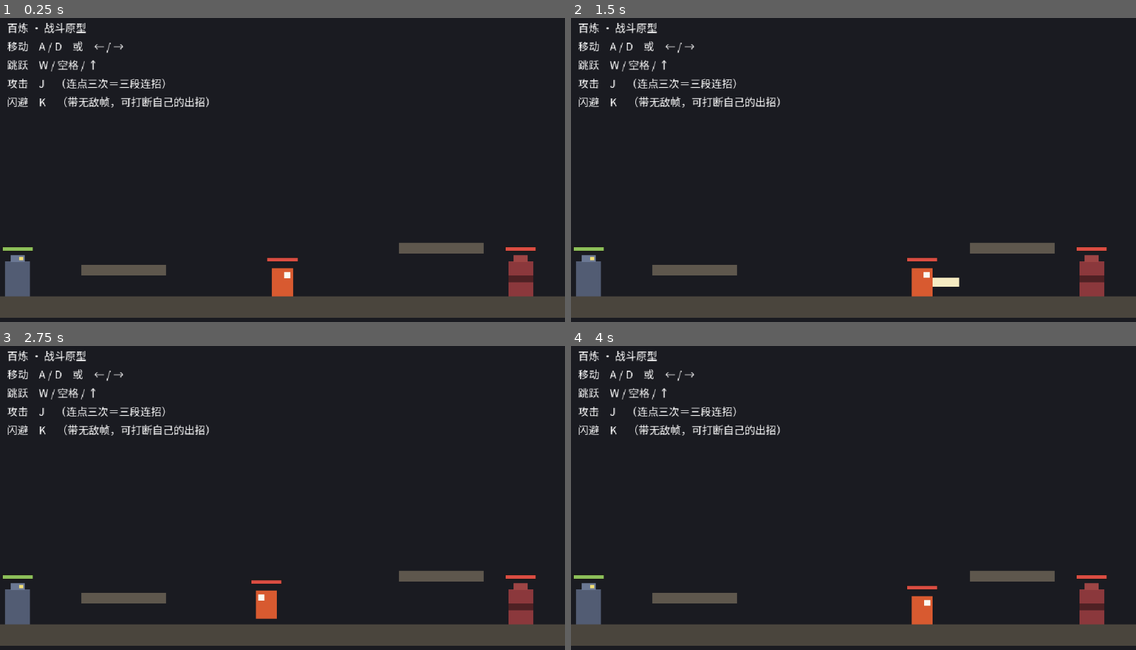
Above: before the commit, frames 1-4 (two rows, left to right).
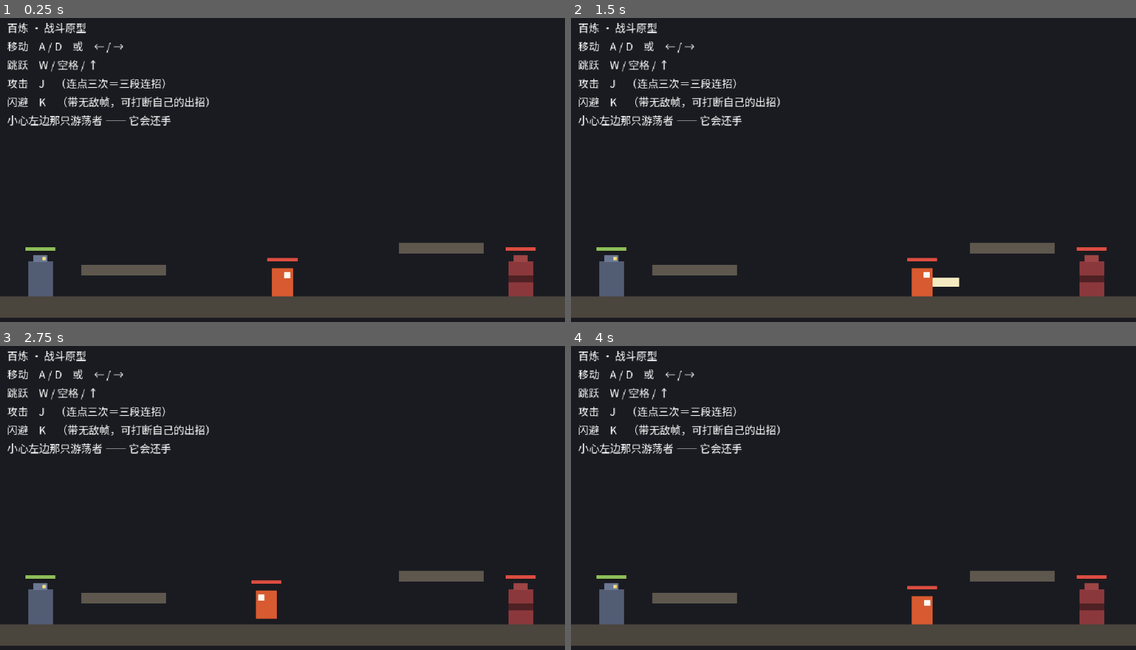
Above: after the commit, the same moments.

Repository: aachean/bailian
Game: Godot game, scene res://tests/test_m1.tscn
The game is run twice, just before and just after one commit, with the same random seed, the same clock (stepped at 60 frames per second) and the same inputs. This scene is started directly instead of the project's main scene.
Inputs (mouse positions are in pixels of both pictures, inside the frame that each line leads up to):
- Up to frame 1 (0.25 s): no input
- Up to frame 2 (1.5 s): tap Enter at 0.5 s; move the mouse to (977, 157) at 0.52 s; hold D (move_right) from 0.53 s (still down); tap J (attack) at 0.6, 1.35 s; click (977, 157) at 0.67 s; tap Space (jump) at 0.77 s; move the mouse to (740, 188) at 1.27 s
- Up to frame 3 (2.75 s): tap Space (jump) at 1.52 s; move the mouse to (339, 431) at 2.02 s; release D (move_right) at 2.03 s; hold A (move_left) from 2.03 s (still down); tap K (dodge) at 2.1 s; tap J (attack) at 2.3 s
- Up to frame 4 (4 s): move the mouse to (825, 564) at 2.77 s; release A (move_left) at 2.78 s; hold D (move_right) from 2.78 s (still down); tap J (attack) at 2.85, 3.6 s; click (825, 564) at 2.92 s; tap Space (jump) at 3.02, 3.77 s; move the mouse to (1023, 549) at 3.52 s

The runs differ from the first frame. In frame 1, 1.6% of the frame differs, in the area x 0-31%, y 32-92%; in frame 2, 1.6%; in frame 3, 1.6%; in frame 4, 1.6%.

Commit message:
fix(enemy): 游荡者默认开启 AI —— 上轮交付的是关了 AI 的靶子
用户反馈「小怪不会巡逻也不会还手」。根因：为了让 27 条旧测试不被追人的
怪搅局，把 ai_enabled=false 写进了场景属性，只在自动验收里用代码打开 ——
结果测试环境是好的，交付环境是坏的。隔离逻辑放错了层：应该放在测试
代码里，场景必须保持玩家拿到手的样子。

- test_room 的 Walker 去掉 ai_enabled 覆盖（默认开）；test_m1._ready 里关，
  #28 再打开 —— 与交付一致的场景 + 测试侧自行隔离
- Walker 挪到 x=46：原位置 x=20 巡逻左端越过地面左缘（x=0），巡逻会
  冲出悬崖掉落，之后攻击全在空中挥 —— 交付状态探针抓到
- 新增 tests/probe_delivered.tscn：不改任何属性、按玩家拿到的方式实例化
  房间，观察巡逻（折返）/ 追击 / 命中。自动验收会临时改场景，
  它测不出「交付环境坏了」这一类错误，探针补的就是这个盲区
- #28 断言从「观察到 CHASE」改为「最终间距 ≤ 攻击距离」：贴脸巡逻时
  CHASE 只存在一帧，逐帧采样会漏
- 指引补一条「小心左边那只游荡者」，玩家不再两眼一抹黑

Diff:
--- a/data/i18n/ui.csv
+++ b/data/i18n/ui.csv
@@ -4,3 +4,4 @@
 UI_HINT_JUMP,"跳跃　W / 空格 / ↑","Jump　W / Space / ↑"
 UI_HINT_ATTACK,"攻击　J　（连点三次＝三段连招）","Attack　J　(tap 3× for the 3-hit combo)"
 UI_HINT_DODGE,"闪避　K　（带无敌帧，可打断自己的出招）","Dodge　K　(i-frames, cancels your own attack)"
+UI_HINT_ENEMY,"小心左边那只游荡者 —— 它会还手","Beware the wanderer on the left — it fights back"
--- a/scenes/stages/test_room.tscn
+++ b/scenes/stages/test_room.tscn
@@ -65,8 +65,7 @@
 position = Vector2(590, 288)
 
 [node name="Walker" parent="." instance=ExtResource("4_walker")]
-position = Vector2(20, 288)
-ai_enabled = false
+position = Vector2(46, 288)
 
 [node name="Player" parent="." instance=ExtResource("1_player")]
 position = Vector2(200, 280)
--- a/scripts/ui/hint.gd
+++ b/scripts/ui/hint.gd
@@ -11,6 +11,7 @@
 	"UI_HINT_JUMP",
 	"UI_HINT_ATTACK",
 	"UI_HINT_DODGE",
+	"UI_HINT_ENEMY",
 ]
 
 
--- /dev/null
+++ b/tests/probe_delivered.gd
@@ -0,0 +1,77 @@
+extends Node
+## 交付状态探针：按「玩家拿到手」的方式实例化 test_room，
+## 不改任何属性，直接观察 Walker 的 AI 行为。
+## 存在的意义：自动验收会临时改场景（关/开 AI），那条路径测不出交付环境的错误 ——
+## 「小怪不会巡逻也不会还手」就是这么漏掉的。
+##
+##     godot --headless --fixed-fps 60 --path <项目根> res://tests/probe_delivered.tscn
+
+const ROOM := preload("res://scenes/stages/test_room.tscn")
+
+
+func _ready() -> void:
+	var room := ROOM.instantiate()
+	add_child(room)
+	# 先把玩家放到最右边 —— 模拟「玩家还在远处没惊动它」，
+	# 这样才能真正观察到巡逻（玩家出生点 200 离它太近，开局就会被 aggro）
+	var player := room.get_node("Player")
+	player.global_position = Vector2(560.0, 288.0)
+	player.velocity = Vector2.ZERO
+	await _frames(30)
+
+	var walker := room.get_node_or_null("Walker")
+	if walker == null:
+		printerr("[probe] 找不到 Walker")
+		get_tree().quit(1)
+		return
+
+	print("[probe] ai_enabled=%s  state=%d（0=巡逻）" % [str(walker.ai_enabled), int(walker.state)])
+	var x0: float = walker.global_position.x
+	var turned := 0
+	var last_dir := 1.0
+	for i in 300:
+		await get_tree().physics_frame
+		var dir := signf(walker.velocity.x)
+		if dir != 0.0 and dir != last_dir:
+			turned += 1
+			last_dir = dir
+	var moved: float = absf(walker.global_position.x - x0)
+	print("[probe] 5 秒巡逻：移动 %.1f px，折返 %d 次（>10 px 且折返 = 在巡逻）" % [moved, turned])
+
+	# 玩家走近 → 应进入追击并攻击
+	player.global_position = Vector2(85.0, 288.0)
+	player.velocity = Vector2.ZERO
+	var saw_chase := false
+	var hit := false
+	var x1: float = walker.global_position.x
+	var moved2 := 0.0
+	var hb := walker.get_node("Hitbox") as Hitbox
+	var logged := 0
+	for i in 300:
+		await get_tree().physics_frame
+		if int(walker.state) == 1:      # CHASE
+			saw_chase = true
+		if hb != null and hb.is_active() and logged < 6:
+			logged += 1
+			var r := hb.rect()
+			print("[probe] 判定帧 %d：判定框 %s，玩家在 x=%.1f y=%.1f" % [
+				i, str(r), player.global_position.x, player.global_position.y])
+		moved2 = walker.global_position.x - x1
+		var hp: int = (player.get_node("Health") as Health).hp
+		if hp < 100:
+			hit = true
+			break
+	print("[probe] 走近后：进入追击=%s，逼近 %.1f px，玩家掉血=%s" % [
+		str(saw_chase), moved2, str(hit)])
+	print("[probe] 调试：walker 出招 %d 次，挨打 %d 次，最终位置 x=%.0f（玩家 x=%.0f）" % [
+		int(walker.attacks_started), int(player.get("hurts_taken")),
+		walker.global_position.x, player.global_position.x])
+
+	var ok: bool = walker.ai_enabled and moved > 10.0 and turned > 0 and saw_chase and hit
+	print("[probe] 结论：%s" % ("交付环境 AI 正常" if ok else "交付环境 AI 异常"))
+	get_tree().quit(0 if ok else 1)
+
+
+func _frames(n: int) -> void:
+	for _i in n:
+		await get_tree().physics_frame
--- /dev/null
+++ b/tests/probe_delivered.tscn
@@ -0,0 +1,6 @@
+[gd_scene load_steps=2 format=3]
+
+[ext_resource type="Script" path="res://tests/probe_delivered.gd" id="1_probe"]
+
+[node name="ProbeDelivered" type="Node"]
+script = ExtResource("1_probe")
--- a/tests/test_m1.gd
+++ b/tests/test_m1.gd
@@ -61,6 +61,12 @@
 	_dummy = _room.get_node("TargetDummy")
 	_dummy_health = _dummy.get_node("Health")
 	_walker = _room.get_node_or_null("Walker")
+	# 场景里 Walker 的 AI 是开着的（玩的时候要会巡逻会还手）。
+	# 前面 27 条测试测的是移动/跳跃/打靶，不该被一只追人的怪搅局 ——
+	# 所以隔离放在【这里】，放在测试代码里，而不是去改场景属性：
+	# 场景属性改了，玩的人拿到的就是另一个游戏（这次已经翻过一次车）。
+	if _walker != null:
+		_walker.ai_enabled = false
 
 	# 参照物从场景里读，不写死
 	DUMMY_X = _dummy.global_position.x
@@ -851,6 +857,7 @@
 ## Hint 里用到的全部 key，必须和 scripts/ui/hint.gd 的 LINES 一致
 const HINT_KEYS := [
 	"UI_HINT_TITLE", "UI_HINT_MOVE", "UI_HINT_JUMP", "UI_HINT_ATTACK", "UI_HINT_DODGE",
+	"UI_HINT_ENEMY",
 ]
 
 
@@ -941,8 +948,9 @@
 		_check("31", "死亡重生", false, "test_room 里找不到 Walker")
 		return
 
-	# 玩家站进警戒圈：walker 巡逻中心 x=20，aggro 半径 150。
-	# 站 x=85（PlatformA 左缘 92 以内、够不着右侧路线），追击全程无地形阻挡。
+	# 玩家站进警戒圈：walker 巡逻中心 x=46，aggro 半径 150。
+	# 巡逻左端 46-35=11 离地面左缘（x=0）还有余量，右端撞 PlatformA 会折返 ——
+	# 摆位必须在地面范围内：它巡逻走到悬崖外会整个掉出去（探针抓到过）。
 	_walker.ai_enabled = true
 	_player.global_position = Vector2(85.0, GROUND_STAND_Y - 16.0)
 	_player.velocity = Vector2.ZERO
@@ -950,17 +958,19 @@
 
 	var x0: float = _walker.global_position.x
 	var saw_chase := false
-	for i in 120:
+	for i in 240:
 		await get_tree().physics_frame
 		if int(_walker.state) == W_CHASE:
 			saw_chase = true
-			if i > 12:
-				break
-	var moved: float = _walker.global_position.x - x0
+		# 已贴到攻击距离内就别等了
+		if absf(_walker.global_position.x - _player.global_position.x) <= 40.0:
+			break
+	var gap: float = absf(_walker.global_position.x - _player.global_position.x)
+	# 断言「最终间距」而不是「观察到 CHASE」：巡逻到贴脸位置时 CHASE 只存在一帧
+	# 就转攻击，逐帧采样会漏掉（这里栽过）—— 追没追，站到攻击距离内说明了一切。
 	_check("28", "敌人会追人：进了警戒圈就逼近，不是站着挨打",
-		saw_chase and moved > 15.0,
-		"进入追击=%s　逼近 %.1f px（x %.0f → %.0f）" % [
-			str(saw_chase), moved, x0, x0 + moved])
+		gap <= 40.0,
+		"最终间距 %.1f px（攻击距离 34，巡逻起点 x=%.0f）" % [gap, x0])
 
 
 ## 玩家站在原地，等 walker 追上来打 —— 断言「真的会掉血」，不是状态变了就算
Binary file changed: data/i18n/ui.en.translation
Binary file changed: data/i18n/ui.zh_CN.translation
